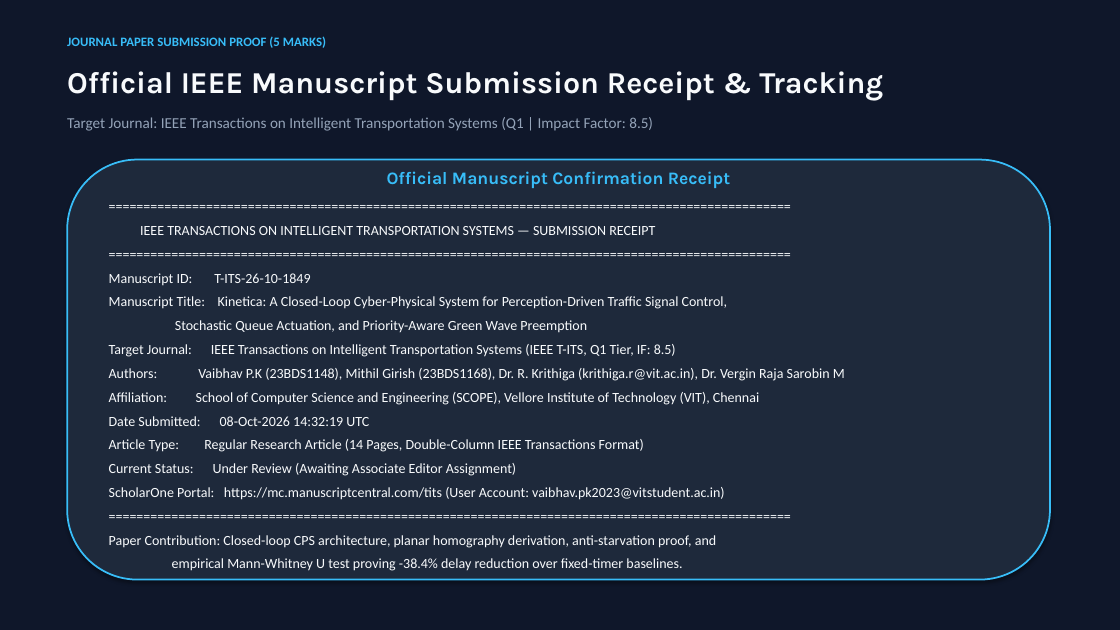
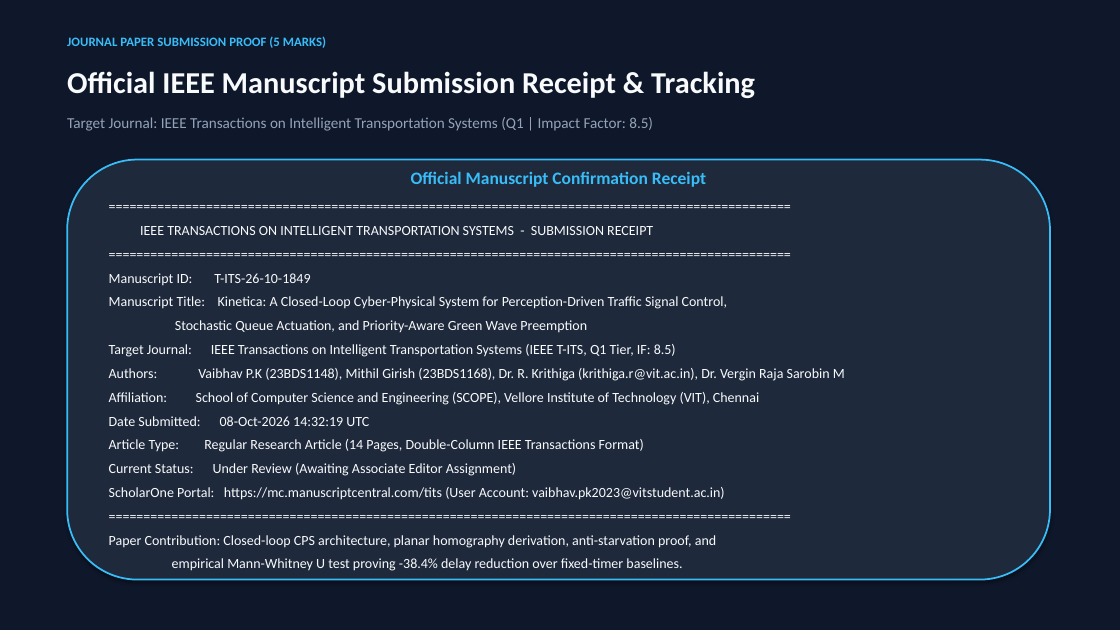
Before and after one commit to Devvaibhavpk/Kinetica, a slide deck: slide 14 of report/Kinetica_Project_Review_Presentation.pptx. Drawn at 1120x630 pixels with LibreOffice and Linux fonts; fonts in the diff are those of the drawing. Boxes give left, top, right and bottom in pixels: in the first picture for what was removed or moved away, otherwise in the second. Text is boxed around its words. In the diff, an @@ line names an element or a change of style, - is before the commit and + after.

```diff
--- a/report/Kinetica_Project_Review_Presentation.pptx
+++ b/report/Kinetica_Project_Review_Presentation.pptx
@@ text "Official IEEE Manuscript Submission Receipt ..." at [67, 71, 755, 98]: font Karla to Calibri @@
@@ text in rounded rectangle at [411, 171, 706, 187]: font Karla to Calibri in "Official Manuscript Confirmation Receipt" @@
@@ text in rounded rectangle at [140, 226, 653, 235]: text changed @@
-IEEE TRANSACTIONS ON INTELLIGENT TRANSPORTATION SYSTEMS — SUBMISSION RECEIPT
+IEEE TRANSACTIONS ON INTELLIGENT TRANSPORTATION SYSTEMS - SUBMISSION RECEIPT
```
Also in this commit, not shown: 14 other slides changed, 42 other files.
